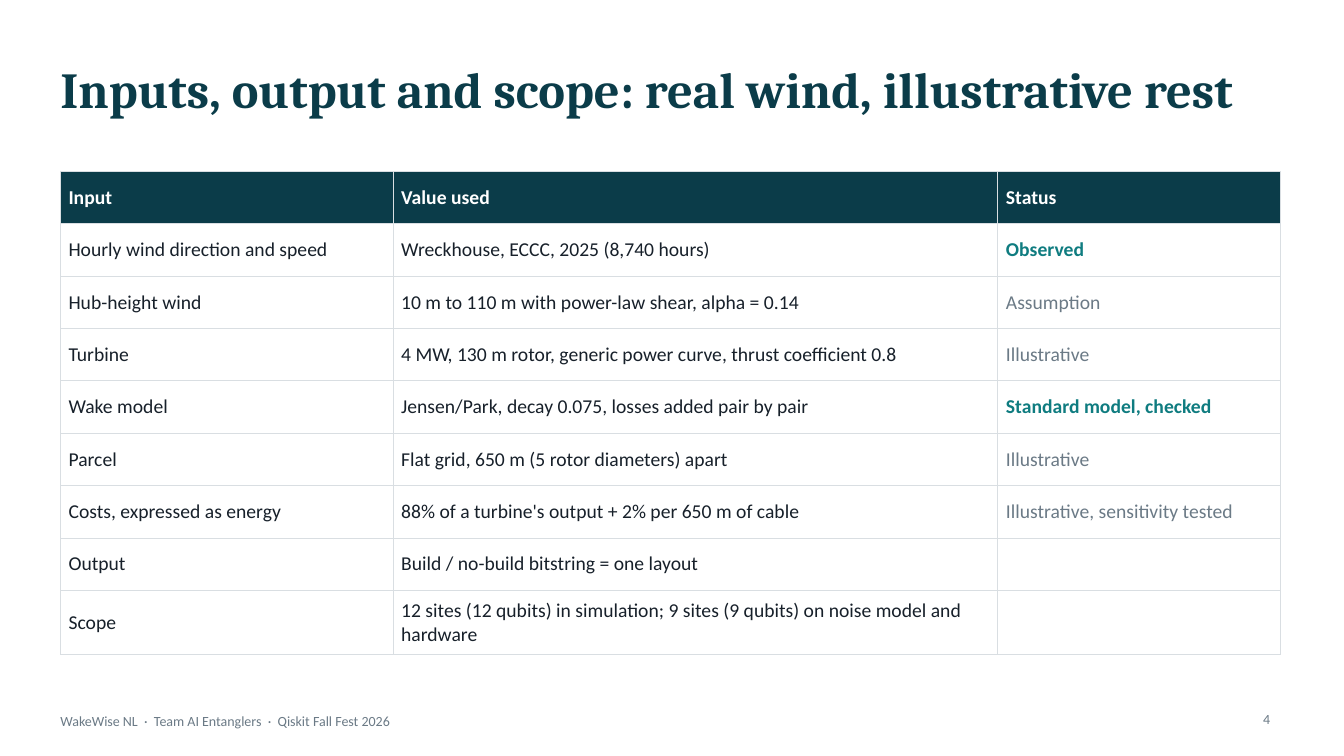
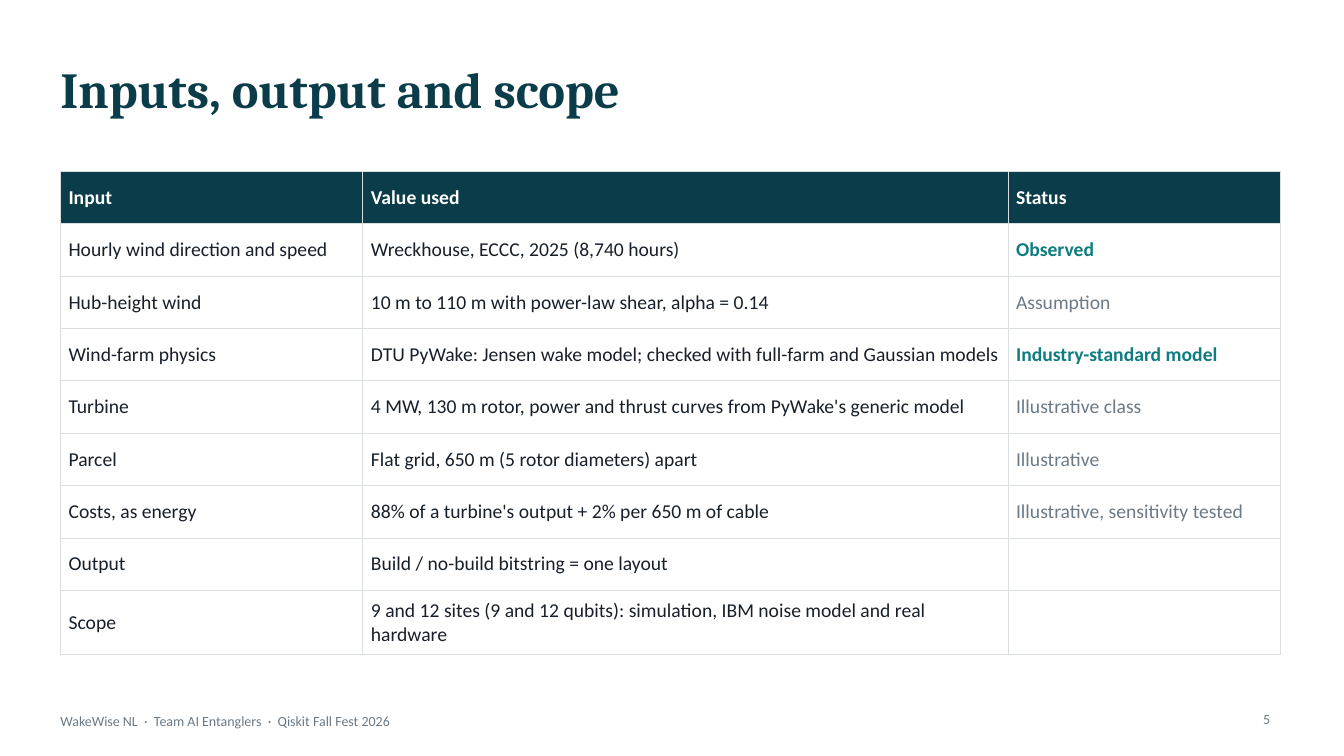
Before and after one commit to mrw-soumik/Qiskit-AI-Entanglers-, a slide deck: slide 5 of slides/WakeWise_NL_AI_Entanglers.pptx (slide 4 before the commit). Drawn at 1344x756 pixels with LibreOffice and Linux fonts; fonts in the diff are those of the drawing. Boxes give left, top, right and bottom in pixels: in the first picture for what was removed or moved away, otherwise in the second. Text is boxed around its words. In the diff, an @@ line names an element or a change of style, - is before the commit and + after.

```diff
--- a/slides/WakeWise_NL_AI_Entanglers.pptx
+++ b/slides/WakeWise_NL_AI_Entanglers.pptx
@@ title at (x1=60, y1=73, x2=620, y2=119): text changed @@
-Inputs, output and scope: real wind, illustrative rest
+Inputs, output and scope
@@ table at (x1=60, y1=171, x2=1280, y2=645) @@
-row 4: Turbine | 4 MW, 130 m rotor, generic power curve, thrust coefficient 0.8 | Illustrative
+row 4: Wind-farm physics | DTU PyWake: Jensen wake model; checked with full-farm and Gaussian models | Industry-standard model
-row 5: Wake model | Jensen/Park, decay 0.075, losses added pair by pair | Standard model, checked
+row 5: Turbine | 4 MW, 130 m rotor, power and thrust curves from PyWake's generic model | Illustrative class
-row 7, column 1: Costs, expressed as energy
+row 7, column 1: Costs, as energy
-row 9, column 2: 12 sites (12 qubits) in simulation; 9 sites (9 qubits) on noise model and hardware
+row 9, column 2: 9 and 12 sites (9 and 12 qubits): simulation, IBM noise model and real hardware
@@ page number at (x1=1263, y1=715, x2=1270, y2=724): text changed @@
-4
+5
```
Also in this commit, not shown: 10 other slides changed, 2 slides added, 11 other files.
